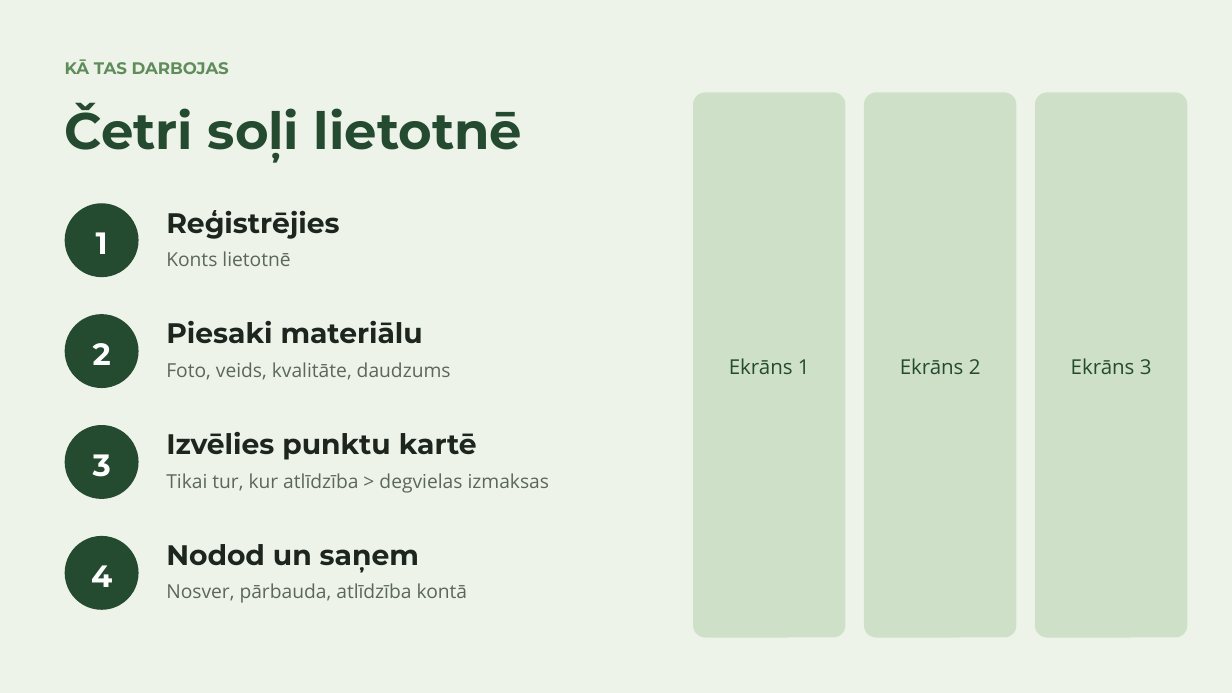
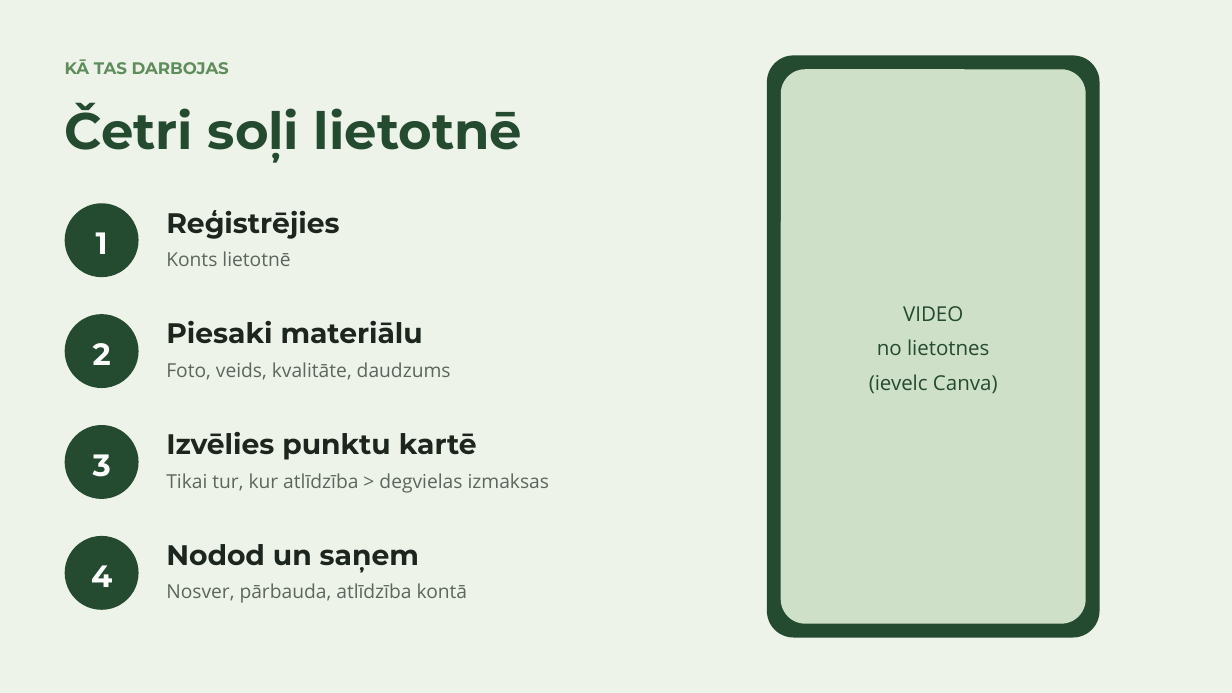
Before and after one commit to cimagustavs/Projekti_majaslapas, a slide deck: slide 3 of hakatons/buvgruzu-birza.pptx. Drawn at 1232x693 pixels with LibreOffice and Linux fonts; fonts in the diff are those of the drawing. Boxes give left, top, right and bottom in pixels: in the first picture for what was removed or moved away, otherwise in the second. Text is boxed around its words. In the diff, an @@ line names an element or a change of style, - is before the commit and + after.

```diff
--- a/hakatons/buvgruzu-birza.pptx
+++ b/hakatons/buvgruzu-birza.pptx
@@ rounded rectangle: place and size @@
-rounded rectangle at (693,92,846,638)
+rounded rectangle at (767,55,1100,638)
@@ rounded rectangle at (767,55,1100,638): fill #CFE0C8 to #244A30 @@
@@ rounded rectangle: place and size @@
-rounded rectangle at (864,92,1017,638)
+rounded rectangle at (781,69,1086,624)
@@ rounded rectangle removed at (1035,92,1188,638) @@
@@ text added at (869,306,998,394), 16 pt, text #244A30 @@
+VIDEO
+no lietotnes
+(ievelc Canva)
@@ text removed at (729,358,810,374) @@
-Ekrāns 1
@@ text removed at (900,358,981,374) @@
-Ekrāns 2
@@ text removed at (1071,358,1152,374) @@
-Ekrāns 3
```
Also in this commit, not shown: 2 other slides changed, 4 other files.
